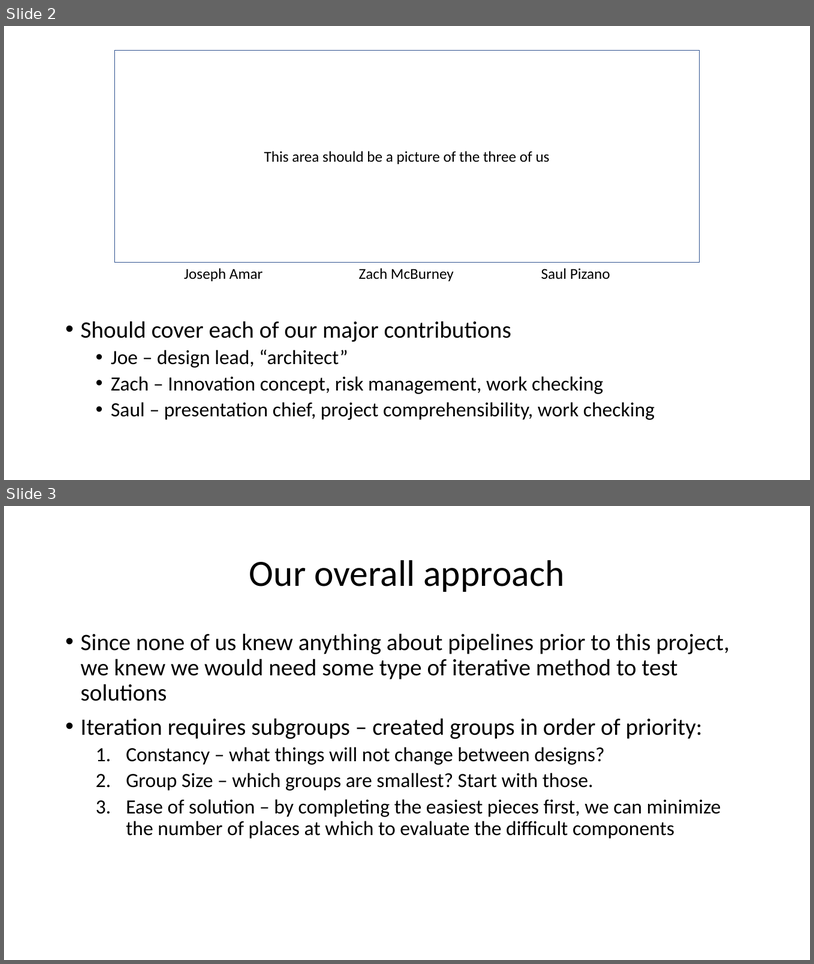
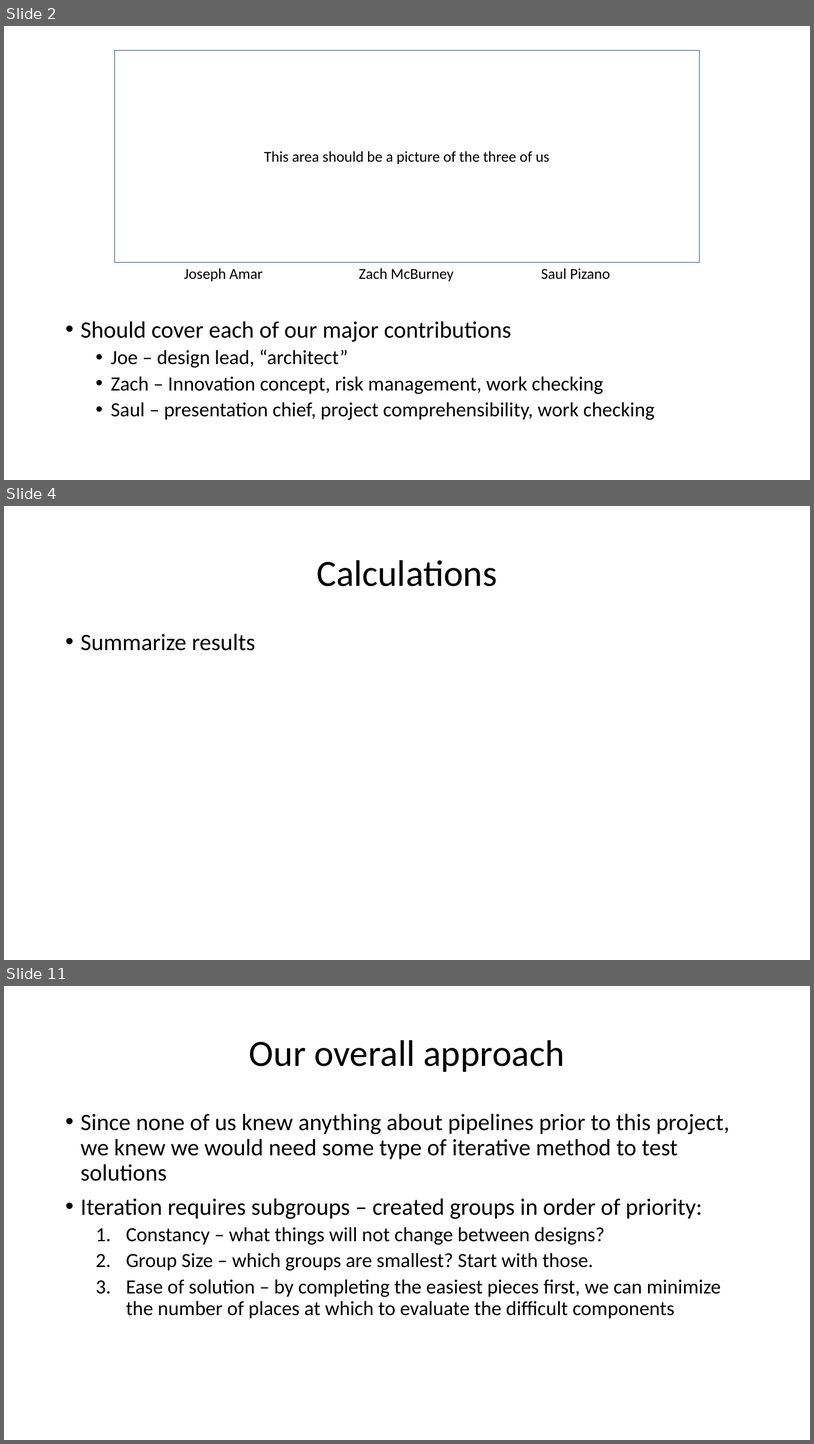
Before and after one commit to jamar1391/hello-world, a slide deck: dev/fluor/The AquaDucks/The AquaDucks Presentation.pptx. Shown one above the other, each under a label of ours: slides 2 and 3 before the commit, slides 2, 4 and 11 after it; the slides between them are not shown. The pictures are 814x964 and 814x1444 pixels, drawn with LibreOffice and Linux fonts; fonts in the diff are those of the drawing. Boxes give left, top, right and bottom in pixels: in the first picture for what was removed or moved away, otherwise in the second. Text is boxed around its words. In the diff, an @@ line names an element or a change of style, - is before the commit and + after.

```diff
--- a/dev/fluor/The AquaDucks/The AquaDucks Presentation.pptx
+++ b/dev/fluor/The AquaDucks/The AquaDucks Presentation.pptx
@@ slide 4 added at [4,506,810,960], background #FFFFFF @@
@@ title added at [317,560,497,586], 44 pt, text #000000 @@
+Calculations
@@ text added at [81,633,255,651], 28 pt, text #000000 @@
+• Summarize results
@@ what was slide 3 is now slide 11 @@
```
Also in this commit, not shown: 1 slide changed, 7 other slides added, 1 slide removed.
